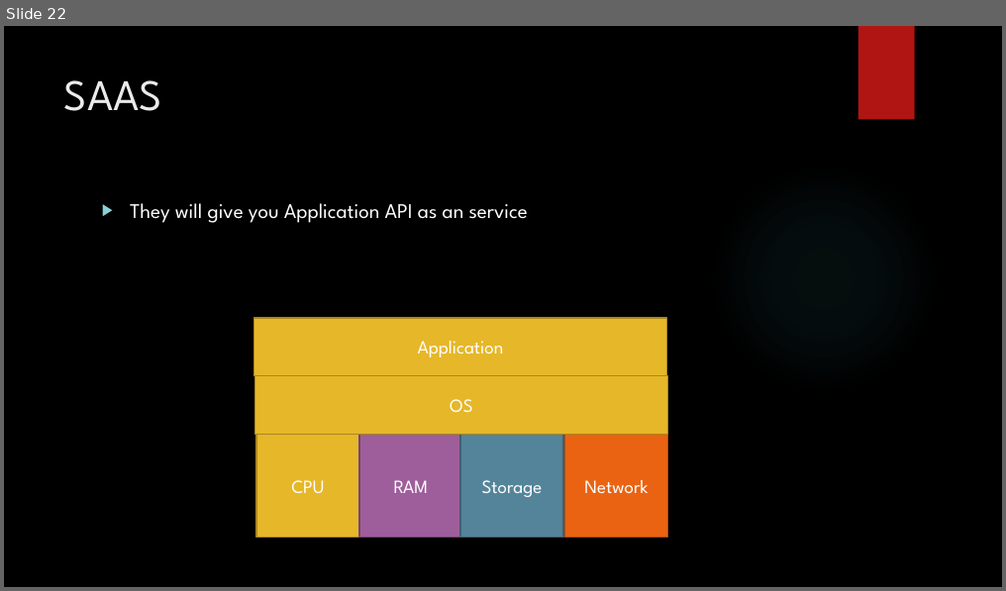
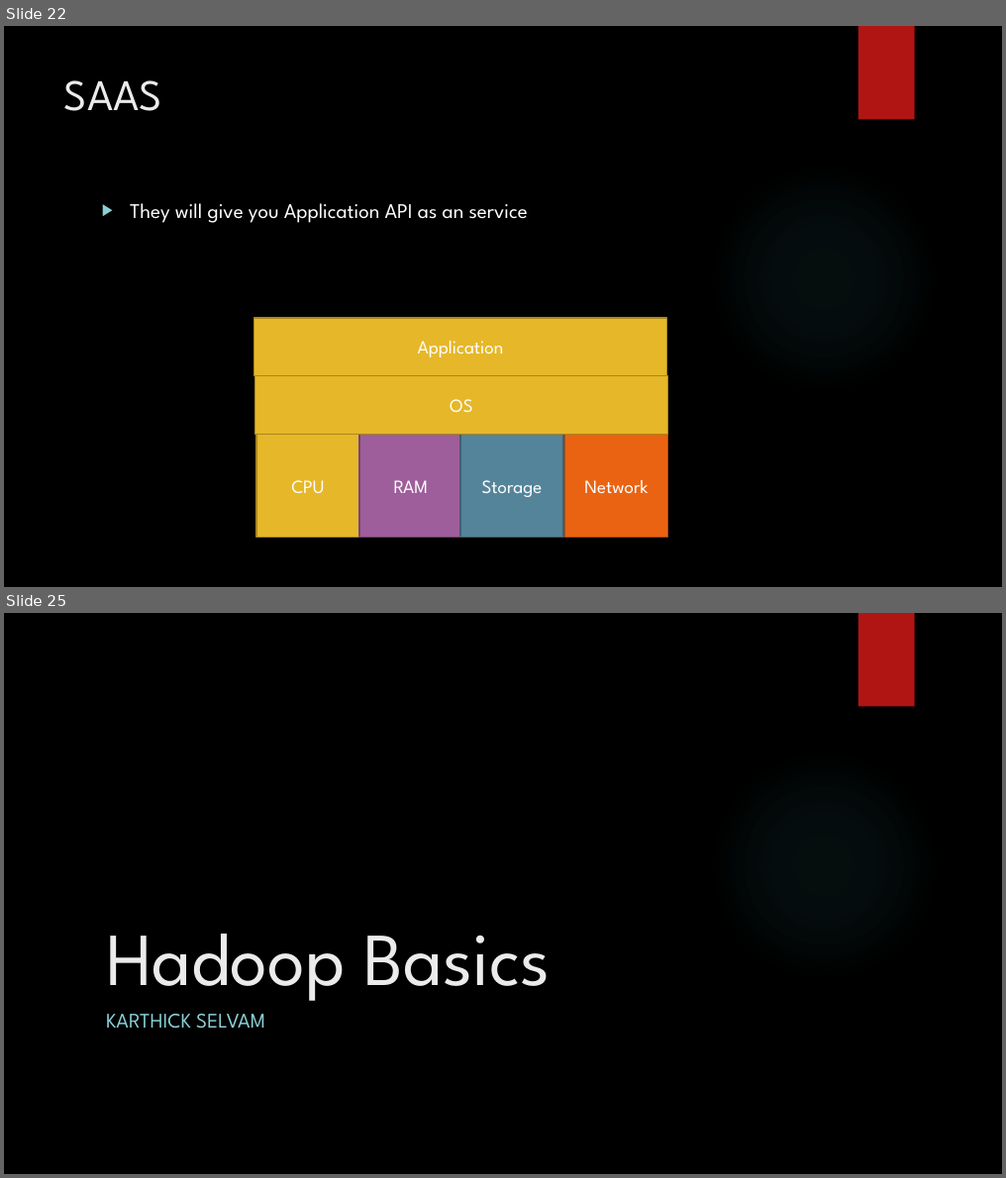
Before and after one commit to karthick1808/DW001, a slide deck: Cloud Basics.pptx. Shown one above the other, each under a label of ours: slide 22 before the commit, slides 22 and 25 after it; the slides between them are not shown. The pictures are 1006x591 and 1006x1178 pixels, drawn with LibreOffice and Linux fonts; fonts in the diff are those of the drawing; background and template pictures are left out. Boxes give left, top, right and bottom in pixels: in the first picture for what was removed or moved away, otherwise in the second. Text is boxed around its words. In the diff, an @@ line names an element or a change of style, - is before the commit and + after.

```diff
--- a/Cloud Basics.pptx
+++ b/Cloud Basics.pptx
@@ slide 25 added at (4,613,1002,1174), background picture (left out); not listed: 2 template elements that a slide beside it also shows @@
@@ title added at (106,934,549,1001), 72 pt, text #EBEBEB @@
+Hadoop Basics
@@ subtitle added at (106,1014,265,1029), 20 pt, text #8AD0D6 @@
+KARTHICK SELVAM
```
Also in this commit, not shown: 10 other slides added.
